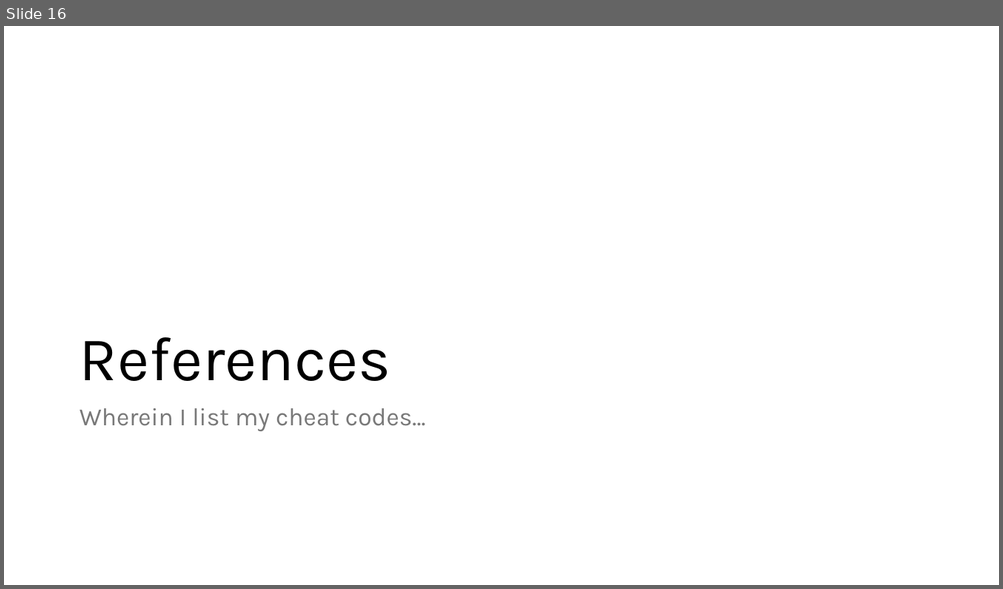
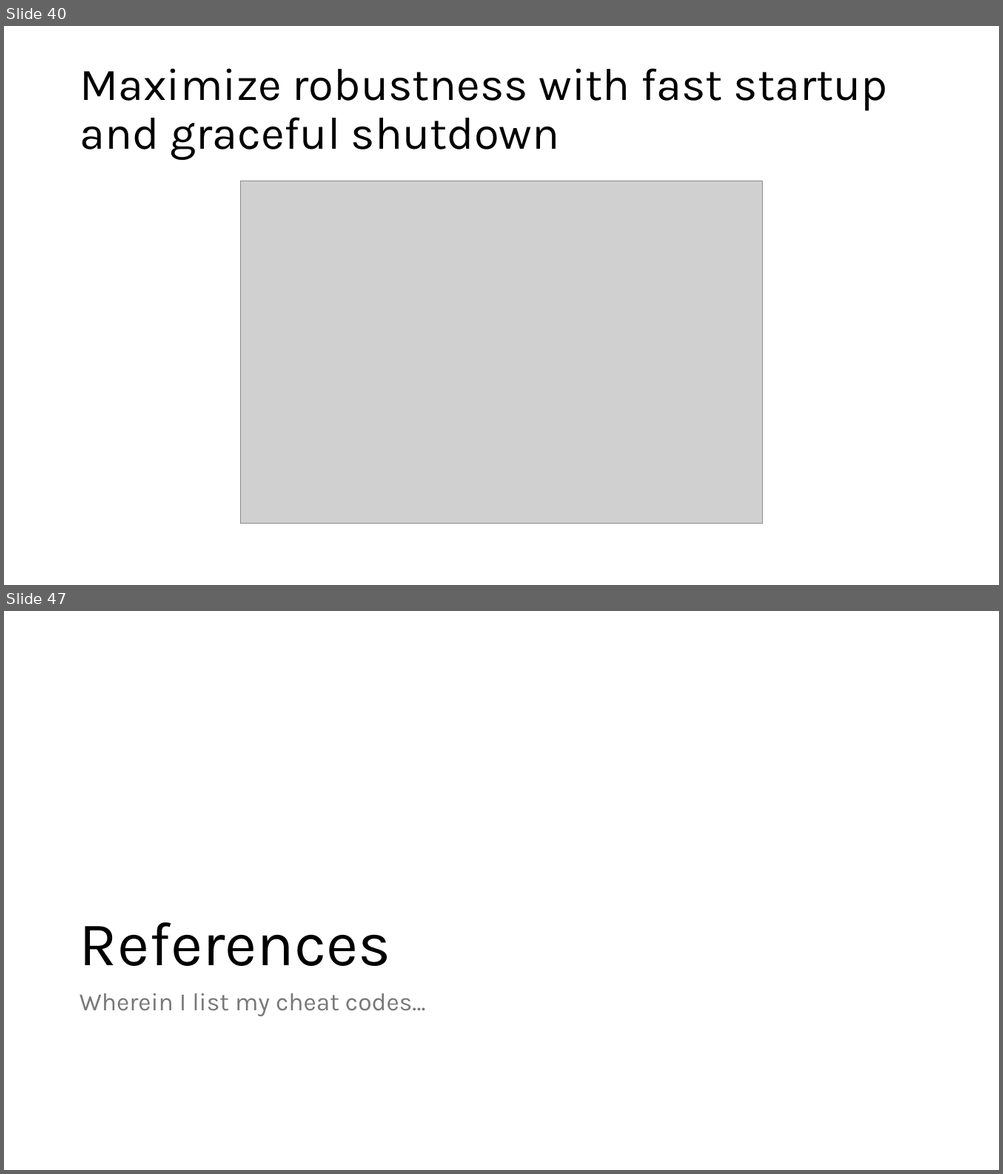
Before and after one commit to ericburcham/cloud-patterns-and-practices, a slide deck: Presentation.pptx. Shown one above the other, each under a label of ours: slide 16 before the commit, slides 40 and 47 after it; the slides between them are not shown. The pictures are 1003x589 and 1003x1174 pixels, drawn with LibreOffice and Linux fonts; fonts in the diff are those of the drawing; grey boxes stand for pictures. Boxes give left, top, right and bottom in pixels: in the first picture for what was removed or moved away, otherwise in the second. Text is boxed around its words. In the diff, an @@ line names an element or a change of style, - is before the commit and + after.

```diff
--- a/Presentation.pptx
+++ b/Presentation.pptx
@@ slide 40 added at (4,26,999,585), background #FFFFFF @@
@@ title added at (79,68,888,160), 44 pt, text #000000 @@
+Maximize robustness with fast startup and graceful shutdown
@@ picture added at (241,181,762,524) @@
@@ what was slide 16 is now slide 47 @@
```
Also in this commit, not shown: 1 slide changed, 31 other slides added.
